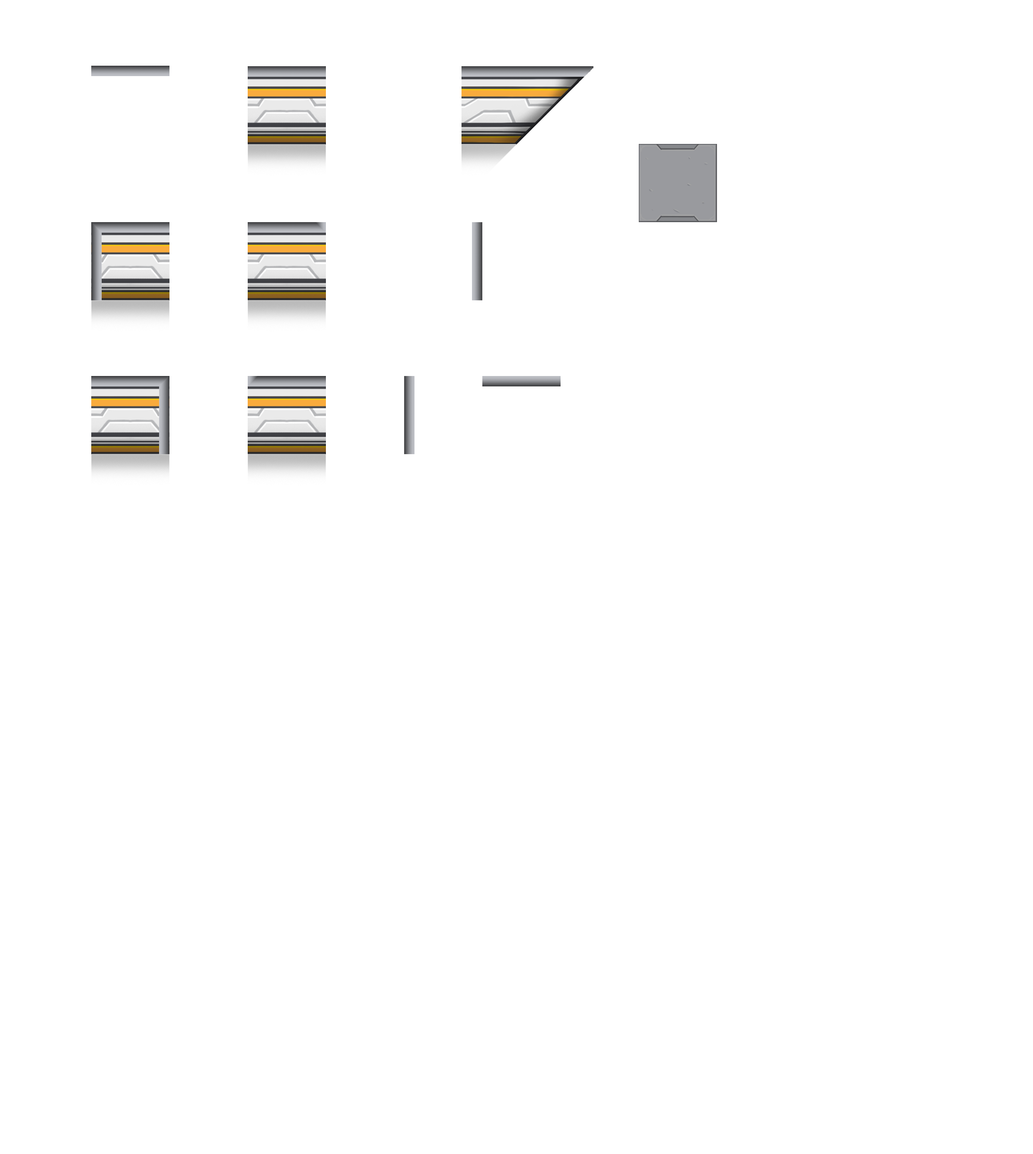
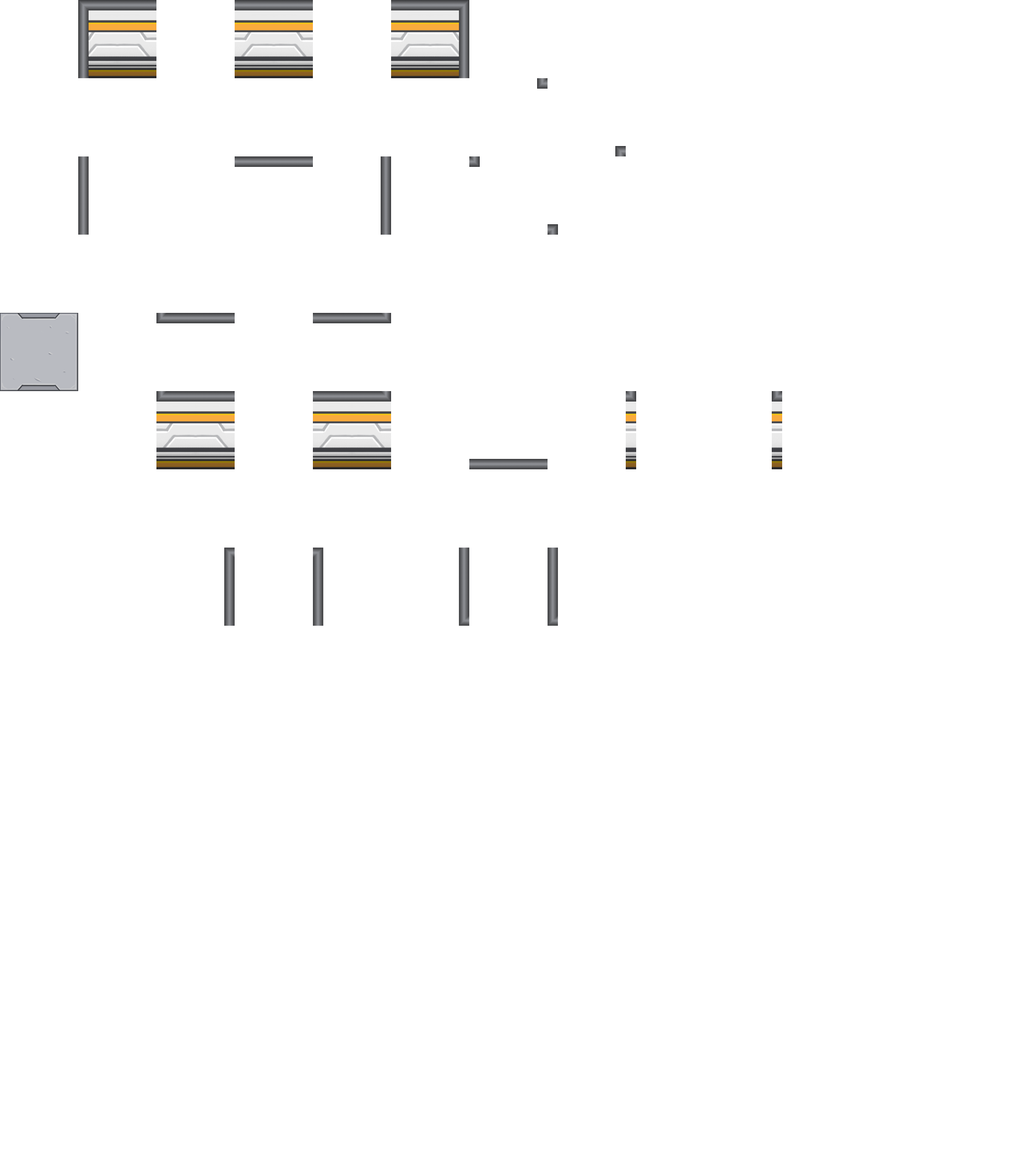
Revision of a layered 1033 x 1154 image; what changed, layer by layer:
removed group "Group 1" (10 layers) over [91, 65, 594, 483]
removed layer "Edge" from group "Group 1" over [461, 66, 594, 172]
removed layer "Straight Right Side" from group "Group 1" over [91, 375, 170, 483]
removed layer "Straight Left Side" from group "Group 1" over [91, 222, 170, 329]
removed layer "Outline Left" from group "Group 1" over [404, 375, 415, 455]
removed layer "Outline Right" from group "Group 1" over [471, 222, 483, 301]
removed layer "Outline Bottom" from group "Group 1" over [482, 375, 561, 387]
added layer "Outline R" above "Outline L" over [380, 156, 391, 235]
renamed "Straight" to "Outline T", moved it out of group "Group 1", painted on it over [234, 66, 326, 173]
added layer "Outline B" above "Wall TL" over [469, 458, 548, 470]
renamed "Outline" to "Wall TL", moved it out of group "Group 1", painted on it over [78, 0, 170, 79]
removed layer "Straight Left" from group "Group 1" over [247, 222, 326, 329]
renamed "Straight Right" to "Corner BL", moved it out of group "Group 1", painted on it over [247, 224, 558, 483]
added layer "Wall TR" above "Outline Corner R" over [390, 0, 470, 79]
added layer "Outline Corner R" above "Pasted Layer copy" over [312, 312, 391, 324]
added layer "Pasted Layer copy" above "Pasted Layer copy #2" over [312, 547, 324, 626]
added layer "Pasted Layer copy #1" above "Pasted Layer" over [458, 547, 470, 626]
added layer "Outline Corner L" above "Pasted Layer #2" over [156, 312, 235, 324]
added layer "Pasted Layer #2" above "Pasted Layer #1" over [771, 390, 782, 470]
added layer "Pasted Layer #1" above "Wall BR" over [625, 390, 636, 470]
added layer "Wall BR" above "Wall BL" over [312, 390, 391, 470]
added layer "Wall BL" above "Wall" over [156, 390, 235, 470]
added layer "Wall" above "Floor" over [234, 0, 313, 79]
painted on "Floor" over [0, 143, 717, 391]
…and 6 more changes (6 added)
